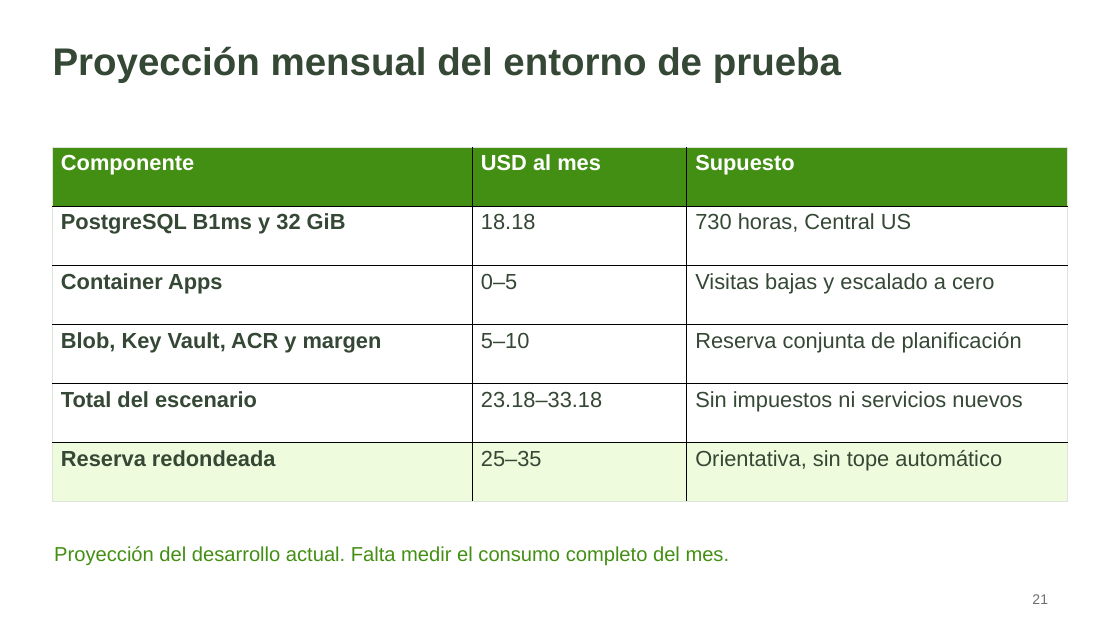
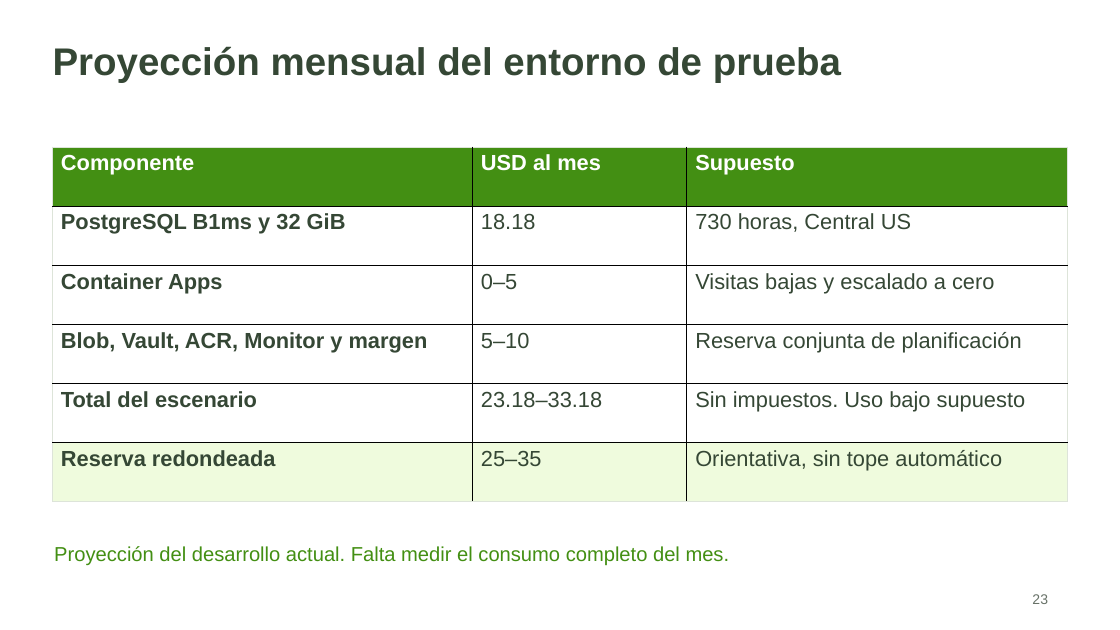
Before and after one commit to lizardoenm12/semilla-cloud, a slide deck: slide 23 of docs/presentaciones/Asistente_Negocios_Arquitectura_y_Defensa.pptx (slide 21 before the commit). Drawn at 1120x630 pixels with LibreOffice and Linux fonts; fonts in the diff are those of the drawing. Boxes give left, top, right and bottom in pixels: in the first picture for what was removed or moved away, otherwise in the second. Text is boxed around its words. In the diff, an @@ line names an element or a change of style, - is before the commit and + after.

```diff
--- a/docs/presentaciones/Asistente_Negocios_Arquitectura_y_Defensa.pptx
+++ b/docs/presentaciones/Asistente_Negocios_Arquitectura_y_Defensa.pptx
@@ table at (52,147,1067,502) @@
-row 4, column 1: Blob, Key Vault, ACR y margen
+row 4, column 1: Blob, Vault, ACR, Monitor y margen
-row 5, column 3: Sin impuestos ni servicios nuevos
+row 5, column 3: Sin impuestos. Uso bajo supuesto
@@ text at (1032,594,1048,604): text changed @@
-21
+23
```
Also in this commit, not shown: 10 other slides changed, 4 slides added, 2 slides removed, 19 other files.
